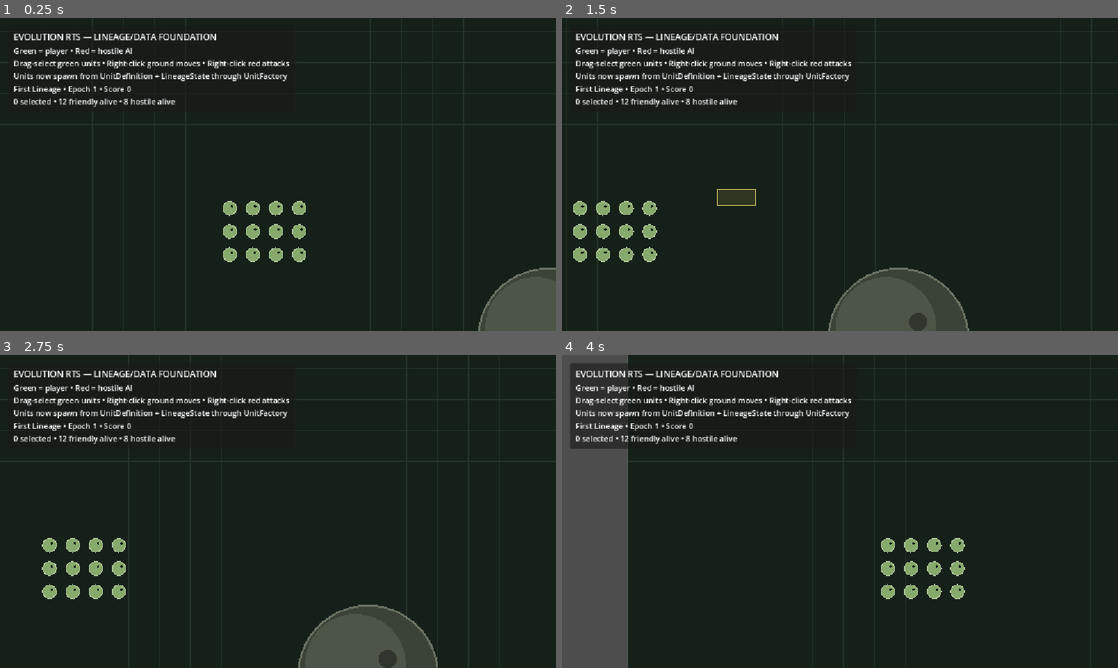
Above: before the commit, frames 1-4 (two rows, left to right).
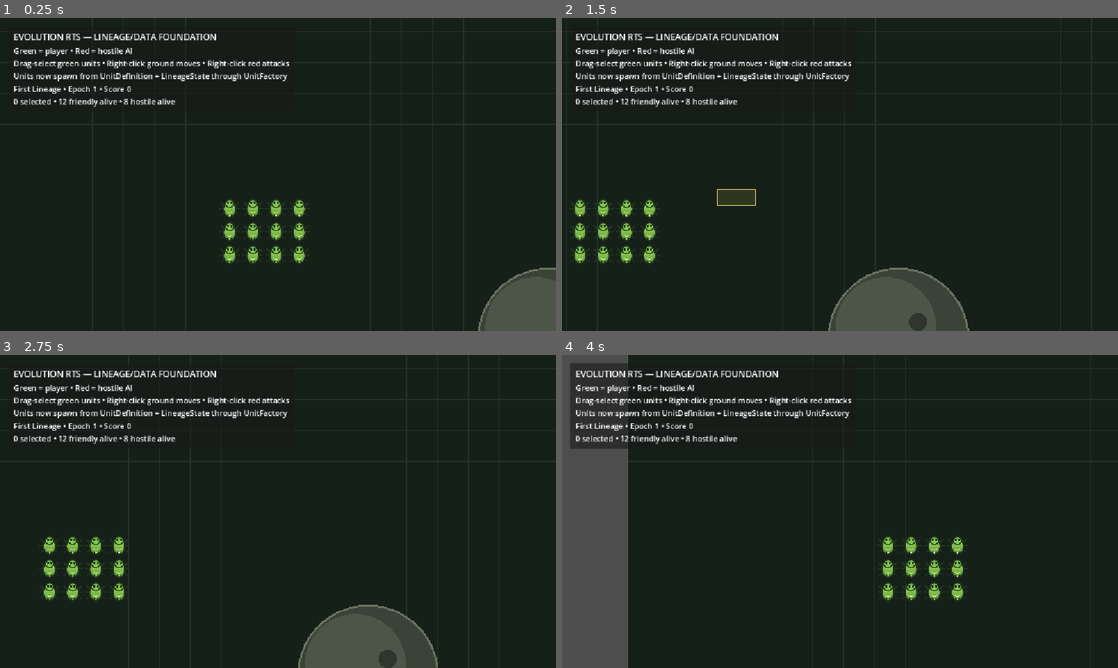
Above: after the commit, the same moments.

Repository: asbarbier/ChildrenOfTime
Game: Godot game, scene res://scenes/main.tscn
Two runs of this game, one before a commit and one after it. Both use one fixed random seed, a clock stepped at 60 frames per second and the inputs below.
Inputs (mouse positions are in pixels of both pictures, inside the frame that each line leads up to):
- Up to frame 1 (0.25 s): no input
- Up to frame 2 (1.5 s): tap Enter at 0.5 s; move the mouse to (962, 158) at 0.52 s; hold D 0.53-1.25 s; tap R at 0.6 s; click (962, 158) at 0.67 s; drag from (728, 190) to (812, 237) at 1.27 s
- Up to frame 3 (2.75 s): move the mouse to (333, 442) at 2.02 s; hold D from 2.03 s (still down); tap R at 2.1 s
- Up to frame 4 (4 s): release D at 2.75 s; drag from (812, 574) to (673, 464) at 2.77 s; move the mouse to (1006, 558) at 3.52 s; hold A from 3.53 s (still down); tap R at 3.6 s

The runs differ from the first frame. In frame 1, 1.2% of the frame differs, in the area x 40-55%, y 58-79%; in frame 2, 1.2%; in frame 3, 1.2%, in the area x 7-23%, y 58-79%; in frame 4, 1.2%.

Commit message:
Build 10: apply resolved visuals in unit factory

Diff:
--- a/scripts/unit_factory.gd
+++ b/scripts/unit_factory.gd
@@ -27,11 +27,12 @@
 	unit.position = world_position
 	parent.add_child(unit)
 
-	# The factory is the translation boundary between persistent organism data
+	# This factory is the translation boundary between persistent organism data
 	# and the runtime RTS actor. RTSUnit never needs to know about lineage history.
 	unit.move_speed = resolved_definition.move_speed
 	unit.acceleration = resolved_definition.acceleration
 	unit.radius = resolved_definition.radius
+	unit.configure_visual(resolved_definition.body_texture, resolved_definition.visual_size)
 	unit.configure_combat(
 		resolved_definition.max_health,
 		resolved_definition.attack_damage,
